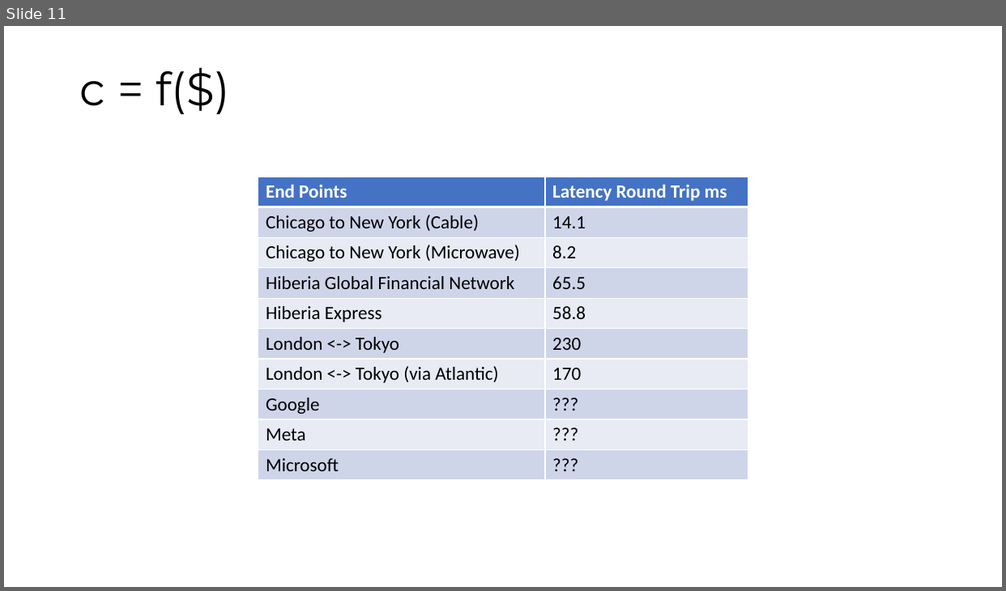
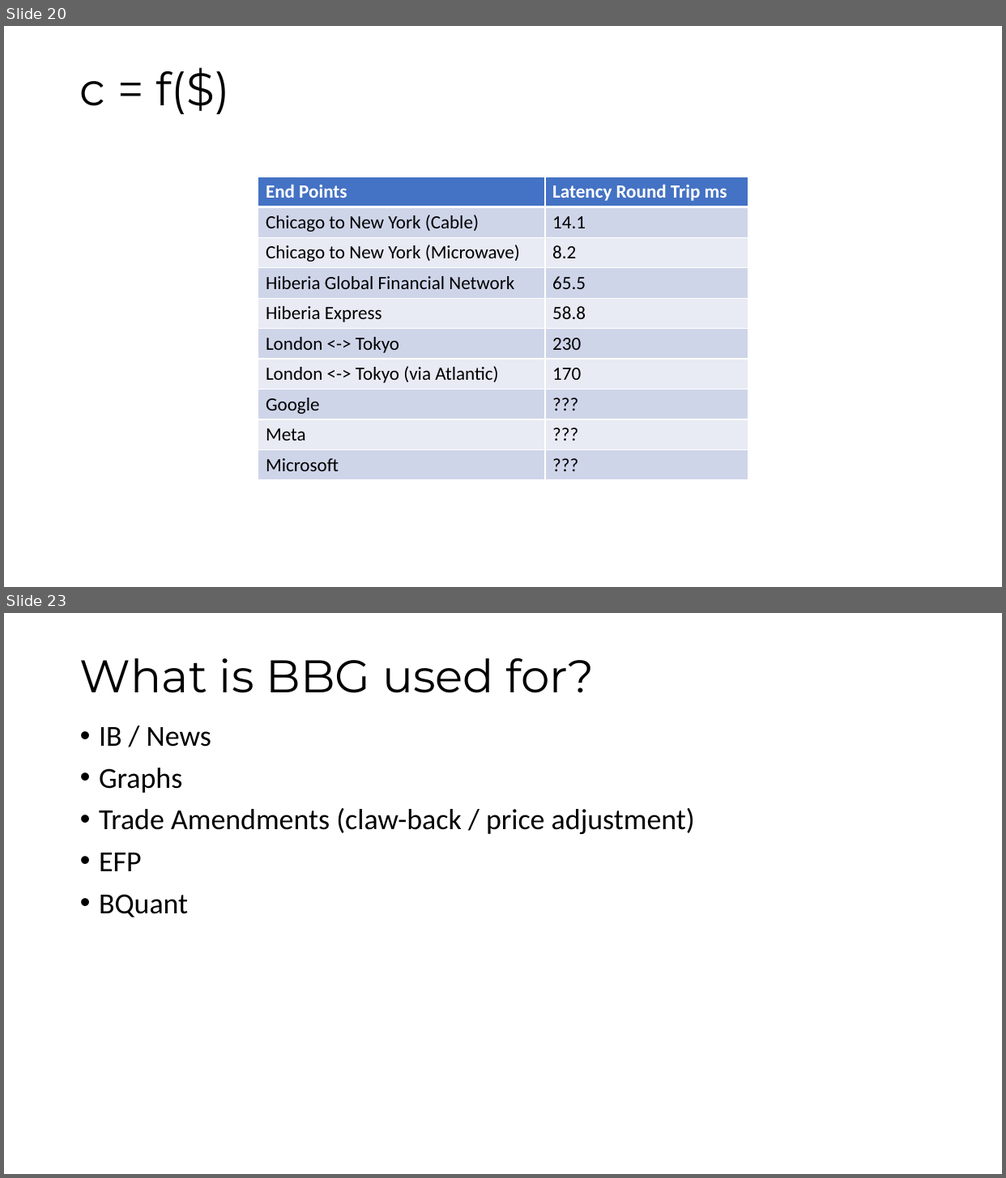
Before and after one commit to maatt4code/PicsAndStuff, a slide deck: Presentation/FXMM.pptx. Shown one above the other, each under a label of ours: slide 11 before the commit, slides 20 and 23 after it; the slides between them are not shown. The pictures are 1006x591 and 1006x1178 pixels, drawn with LibreOffice and Linux fonts; fonts in the diff are those of the drawing. Boxes give left, top, right and bottom in pixels: in the first picture for what was removed or moved away, otherwise in the second. Text is boxed around its words. In the diff, an @@ line names an element or a change of style, - is before the commit and + after.

```diff
--- a/Presentation/FXMM.pptx
+++ b/Presentation/FXMM.pptx
@@ slide 23 added at [4, 613, 1002, 1174], background #FFFFFF @@
@@ title added at [80, 658, 594, 693], 44 pt, text #000000 @@
+What is BBG used for?
@@ text added at [99, 727, 695, 918], 28 pt, text #000000 @@
+• IB / News
+• Graphs
+• Trade Amendments (claw-back / price adjustment)
+• EFP
+• BQuant
@@ what was slide 11 is now slide 20 @@
```
Also in this commit, not shown: 5 slides changed, 13 other slides added, 3 slides removed, 12 other files.
